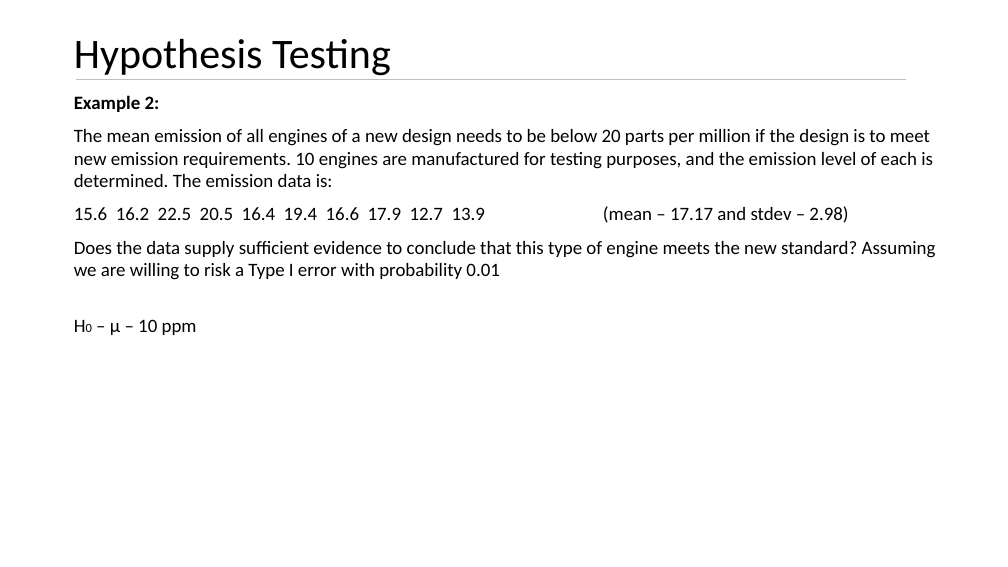
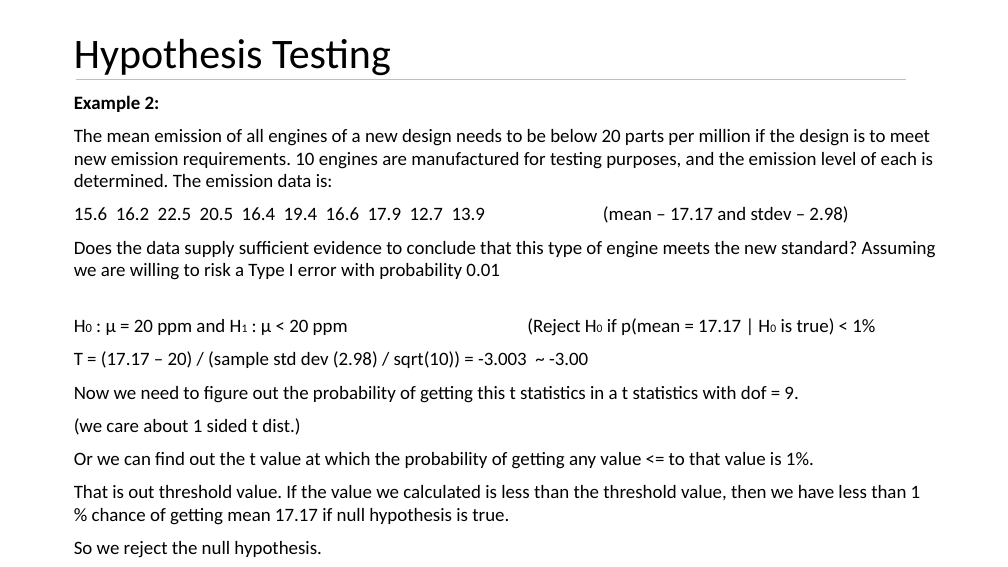
Before and after one commit to kushkul/Intro-to-Analytics, a slide deck: slide 49 of Statistics/Lesson 7 Inferential Statistics.pptx. Drawn at 1008x567 pixels with LibreOffice and Linux fonts; fonts in the diff are those of the drawing. Boxes give left, top, right and bottom in pixels: in the first picture for what was removed or moved away, otherwise in the second. Text is boxed around its words. In the diff, an @@ line names an element or a change of style, - is before the commit and + after.

Commit message:
Updates for inferential statistics

```diff
--- a/Statistics/Lesson 7 Inferential Statistics.pptx
+++ b/Statistics/Lesson 7 Inferential Statistics.pptx
@@ text at [74,318,921,558]: text changed @@
-H0 – μ – 10 ppm
+H0 : μ = 20 ppm and H1 : μ < 20 ppm (Reject H0 if p(mean = 17.17 | H0 is true) < 1%
+T = (17.17 – 20) / (sample std dev (2.98) / sqrt(10)) = -3.003 ~ -3.00
+Now we need to figure out the probability of getting this t statistics in a t statistics with dof = 9.
+(we care about 1 sided t dist.)
+Or we can find out the t value at which the probability of getting any value <= to that value is 1%.
+That is out threshold value. If the value we calculated is less than the threshold value, then we have less than 1 % chance of getting mean 17.17 if null hypothesis is true.
+So we reject the null hypothesis.
```
Also in this commit, not shown: 1 other slide changed, 11 slides added, 2 slides removed.
